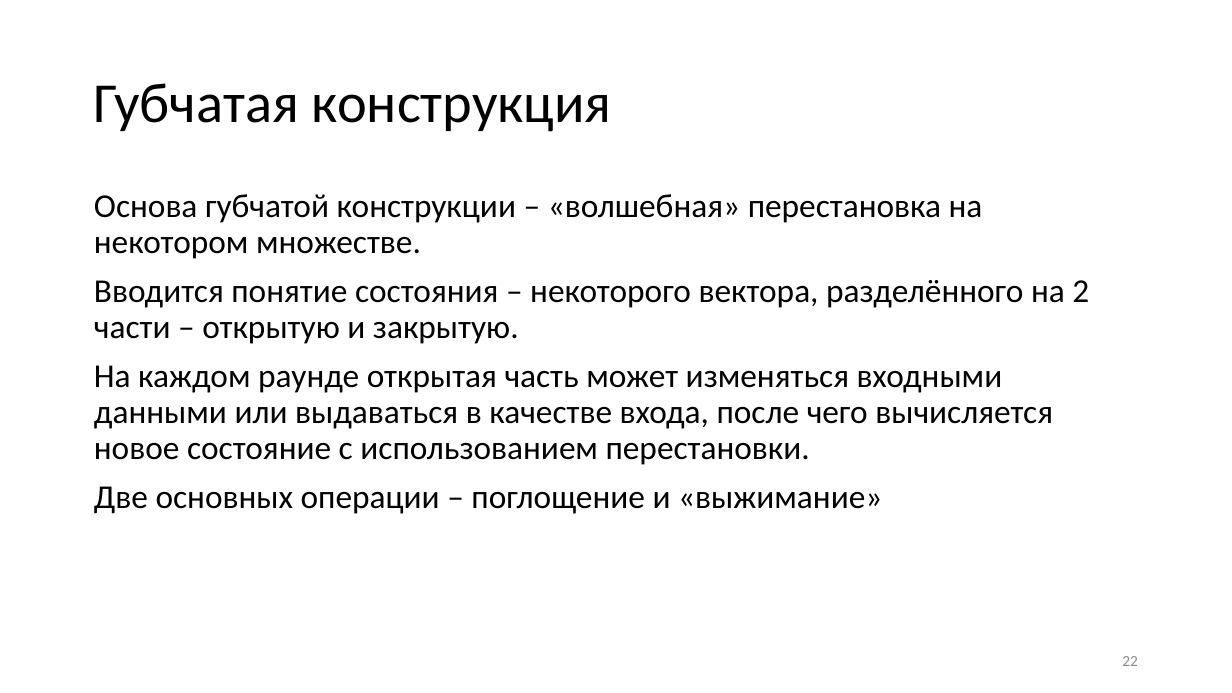
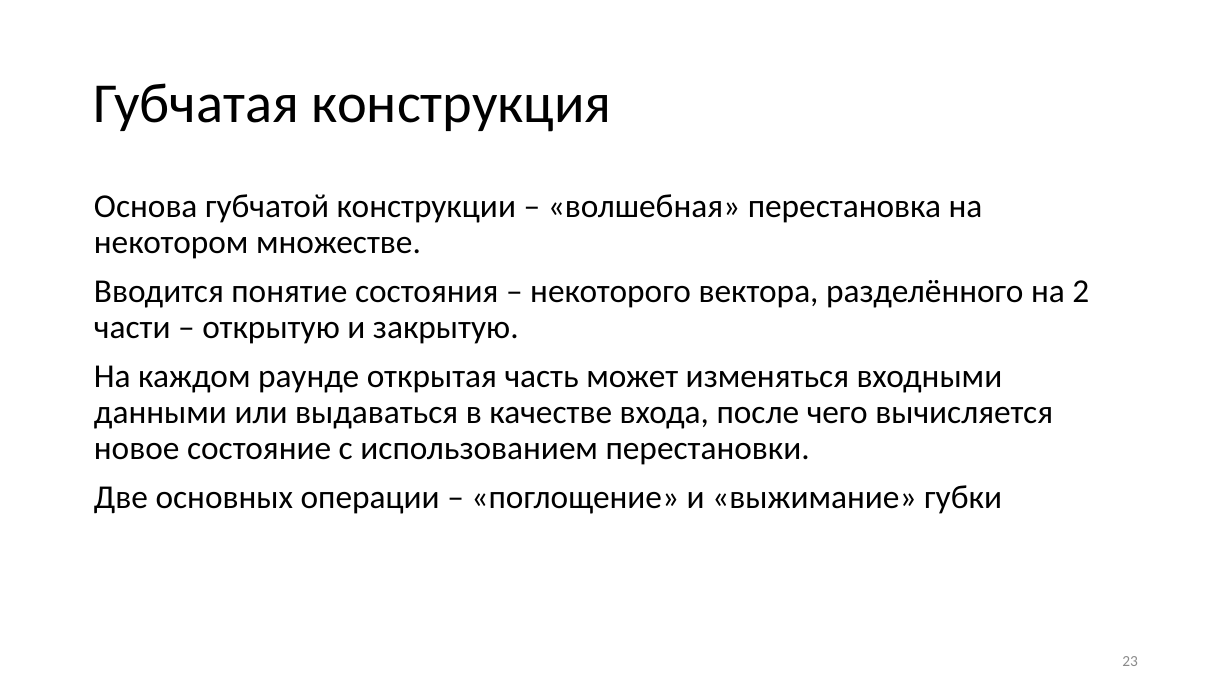
Before and after one commit to GeorgyFirsov-s-forks/CryptoLectures, a slide deck: slide 23 of Lectures/Lecture11.pptx (slide 22 before the commit). Drawn at 1232x693 pixels with LibreOffice and Linux fonts; fonts in the diff are those of the drawing. Boxes give left, top, right and bottom in pixels: in the first picture for what was removed or moved away, otherwise in the second. Text is boxed around its words. In the diff, an @@ line names an element or a change of style, - is before the commit and + after.

Commit message:
update 11 lecture

```diff
--- a/Lectures/Lecture11.pptx
+++ b/Lectures/Lecture11.pptx
@@ text at [94, 485, 1002, 514]: text changed @@
-Две основных операции – поглощение и «выжимание»
+Две основных операции – «поглощение» и «выжимание» губки
@@ page number at [1122, 656, 1138, 666]: text changed @@
-22
+23
```
Also in this commit, not shown: 1 other slide changed, 1 slide added, 1 other file.
